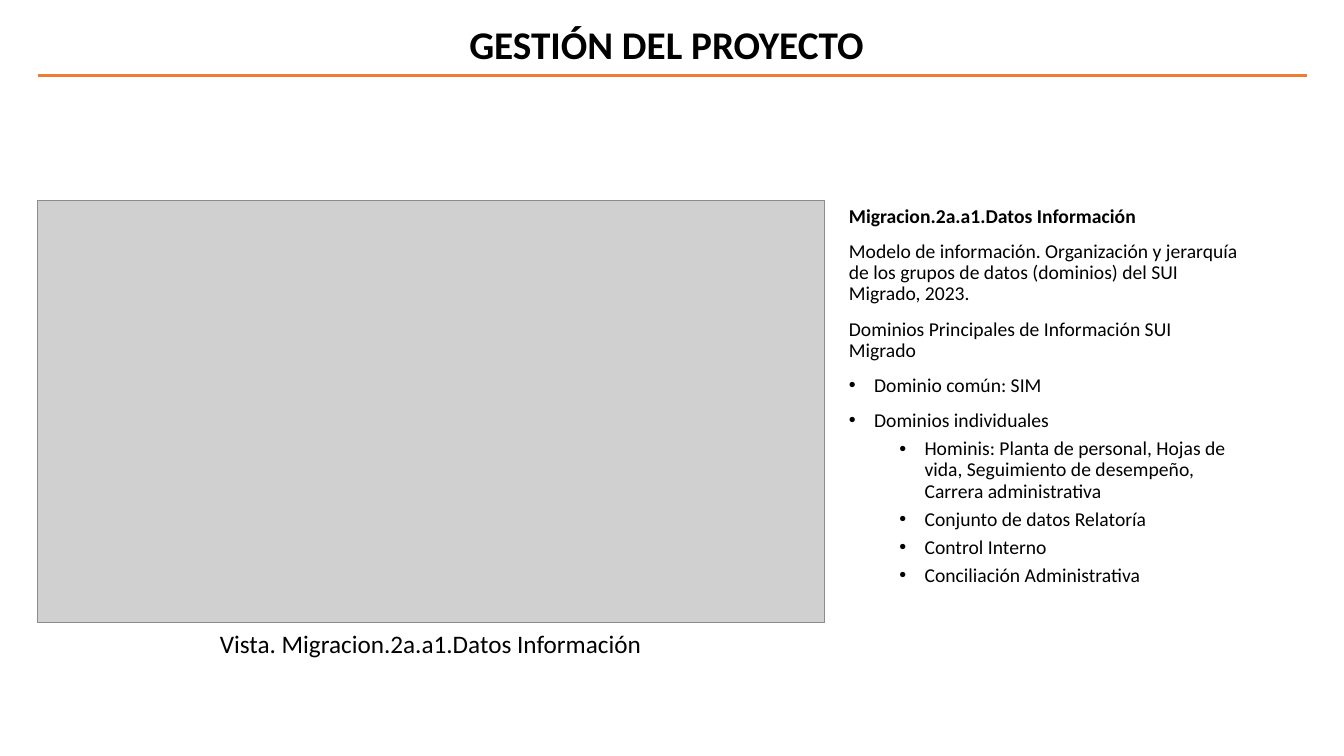
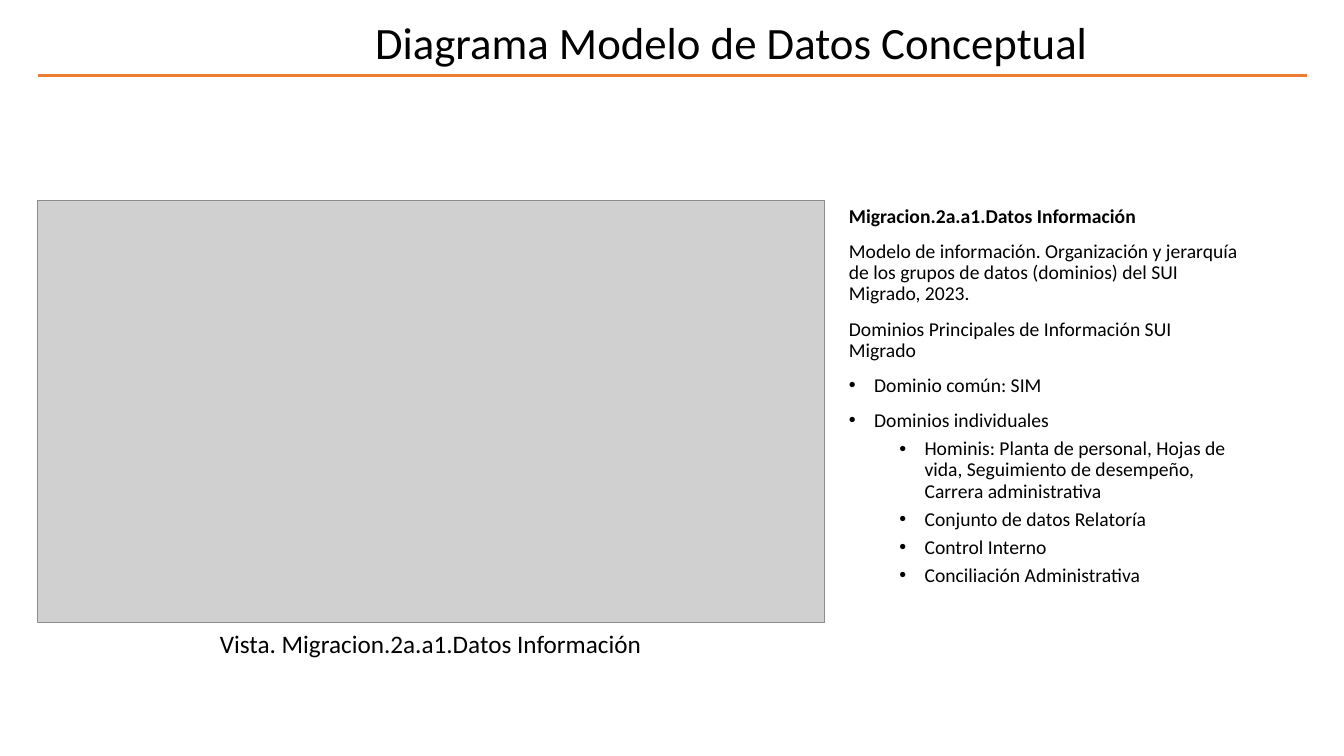
Before and after one commit to hwong23/pgn-078, a slide deck: slide 13 of content/pptxoutpt.pptx. Drawn at 1344x756 pixels with LibreOffice and Linux fonts; fonts in the diff are those of the drawing; grey boxes stand for pictures; background and template pictures are left out. Boxes give left, top, right and bottom in pixels: in the first picture for what was removed or moved away, otherwise in the second. Text is boxed around its words. In the diff, an @@ line names an element or a change of style, - is before the commit and + after.

```diff
--- a/content/pptxoutpt.pptx
+++ b/content/pptxoutpt.pptx
@@ title added at bbox=[375, 28, 1087, 67], 32 pt, text #000000 @@
+Diagrama Modelo de Datos Conceptual
@@ text removed at bbox=[469, 26, 863, 60] @@
-GESTIÓN DEL PROYECTO
```
Also in this commit, not shown: 11 other slides changed, 2 other files.
